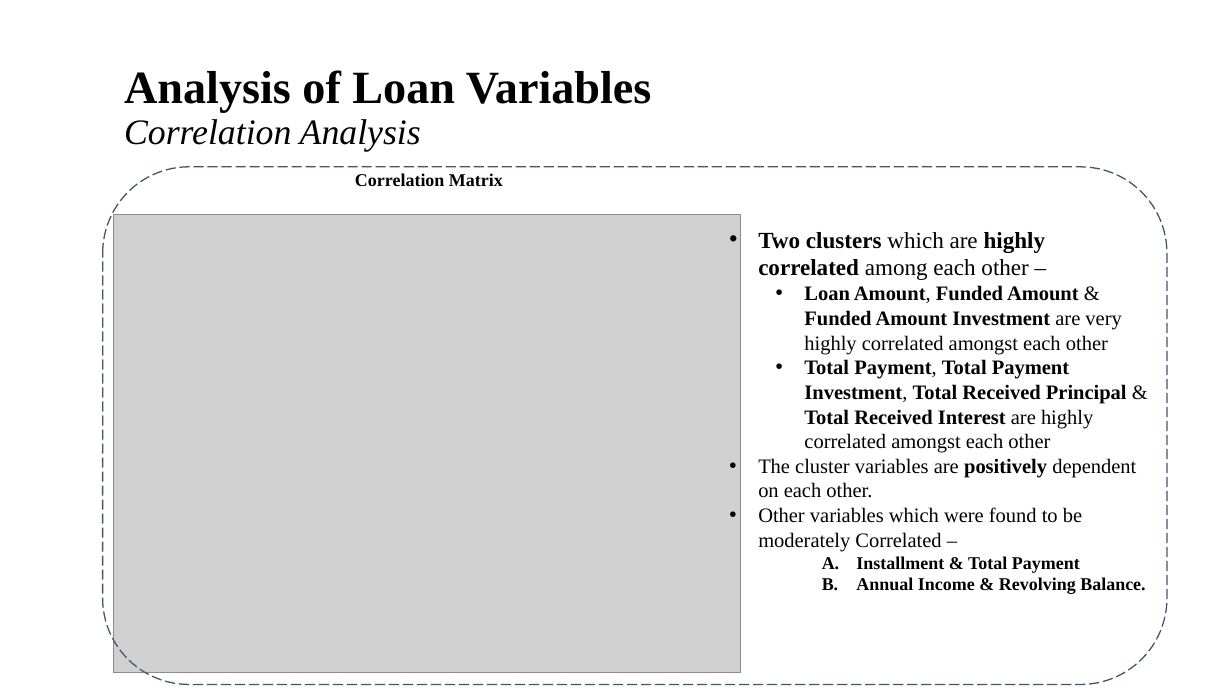
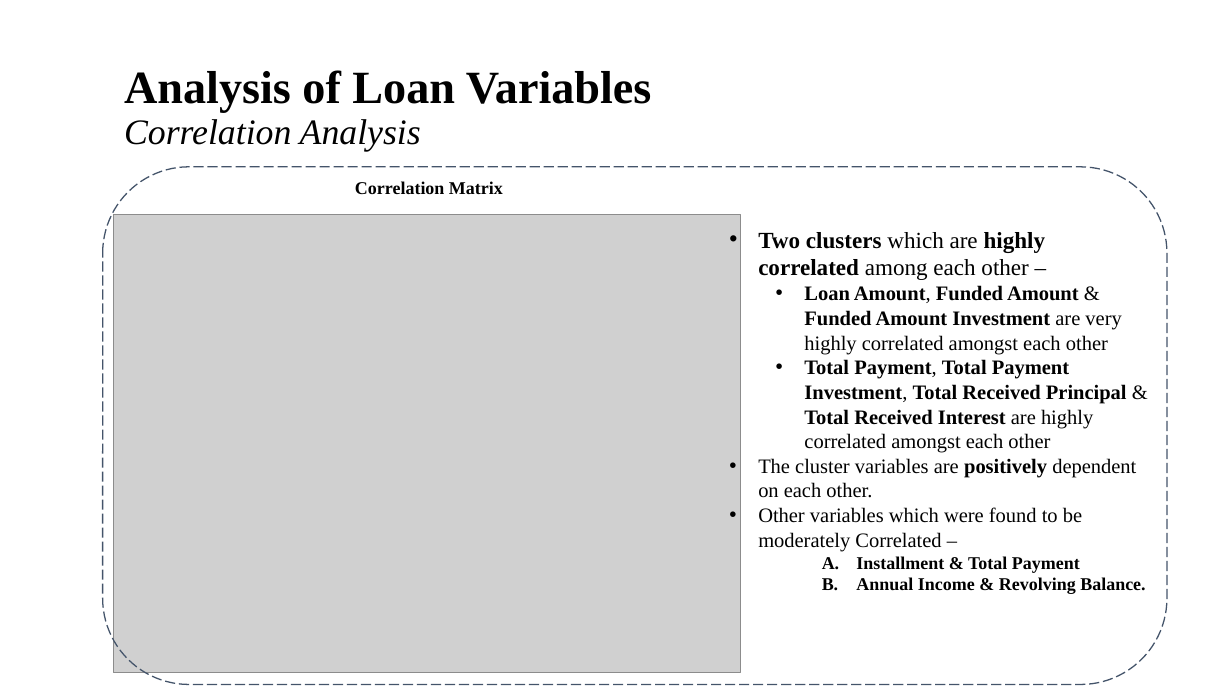
Before and after one commit to brijesh1100/P2-Gramener-Case-Study, a slide deck: slide 17 of Gramener_Case_Study_Presentation_SS.pptx. Drawn at 1232x693 pixels with LibreOffice and Linux fonts; fonts in the diff are those of the drawing; grey boxes stand for pictures; background and template pictures are left out. Boxes give left, top, right and bottom in pixels: in the first picture for what was removed or moved away, otherwise in the second. Text is boxed around its words. In the diff, an @@ line names an element or a change of style, - is before the commit and + after.

```diff
--- a/Gramener_Case_Study_Presentation_SS.pptx
+++ b/Gramener_Case_Study_Presentation_SS.pptx
@@ text "Correlation Matrix": place and size @@
-text "Correlation Matrix" at [355,173,503,186]
+text "Correlation Matrix" at [355,181,503,194]
```
Also in this commit, not shown: 4 other slides changed.
